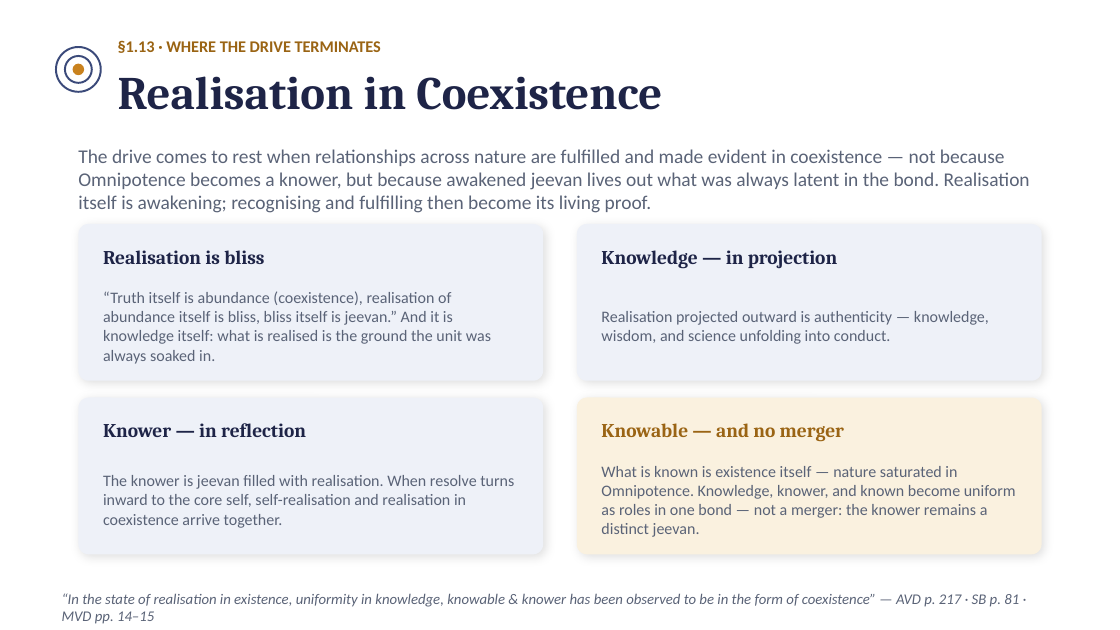
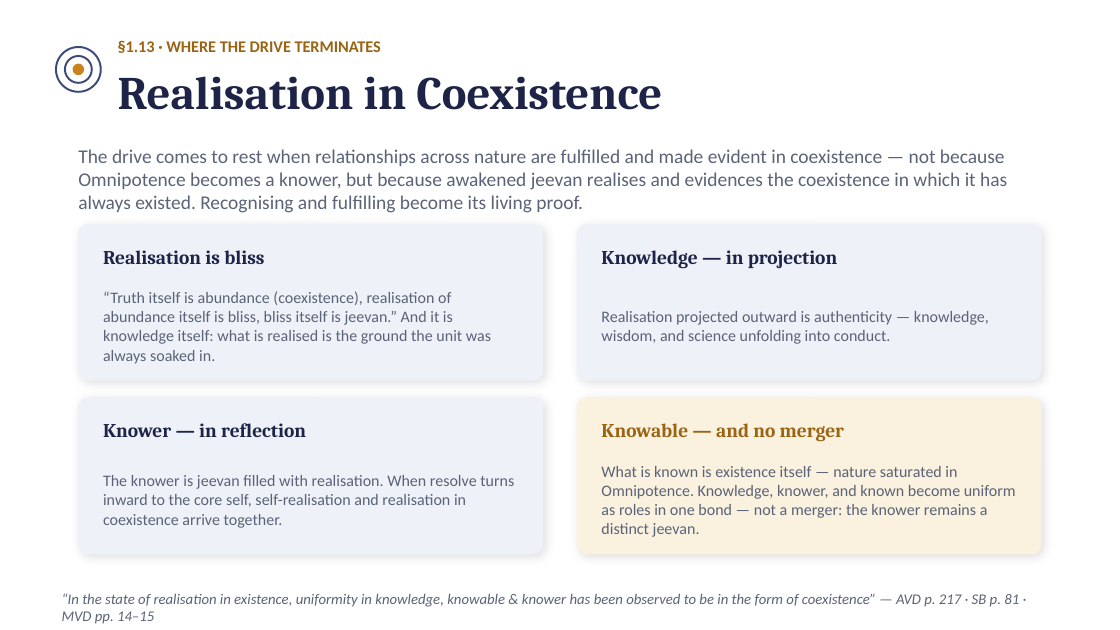
Before and after one commit to raghavamohan/AnalyticMadhyasthDarshan, a slide deck: slide 22 of Studies/The-Ontology-of-Coexistence/The-Ontology-of-Existence-Madhyasth-Darshan.pptx (slide 20 before the commit). Drawn at 1120x630 pixels with LibreOffice and Linux fonts; fonts in the diff are those of the drawing. Boxes give left, top, right and bottom in pixels: in the first picture for what was removed or moved away, otherwise in the second. Text is boxed around its words. In the diff, an @@ line names an element or a change of style, - is before the commit and + after.

```diff
--- a/Studies/The-Ontology-of-Coexistence/The-Ontology-of-Existence-Madhyasth-Darshan.pptx
+++ b/Studies/The-Ontology-of-Coexistence/The-Ontology-of-Existence-Madhyasth-Darshan.pptx
@@ text at (78, 149, 1007, 213): text changed @@
-The drive comes to rest when relationships across nature are fulfilled and made evident in coexistence — not because Omnipotence becomes a knower, but because awakened jeevan lives out what was always latent in the bond. Realisation itself is awakening; recognising and fulfilling then become its living proof.
+The drive comes to rest when relationships across nature are fulfilled and made evident in coexistence — not because Omnipotence becomes a knower, but because awakened jeevan realises and evidences the coexistence in which it has always existed. Recognising and fulfilling become its living proof.
```
Also in this commit, not shown: 11 other slides changed, 2 slides added, 9 other files.
